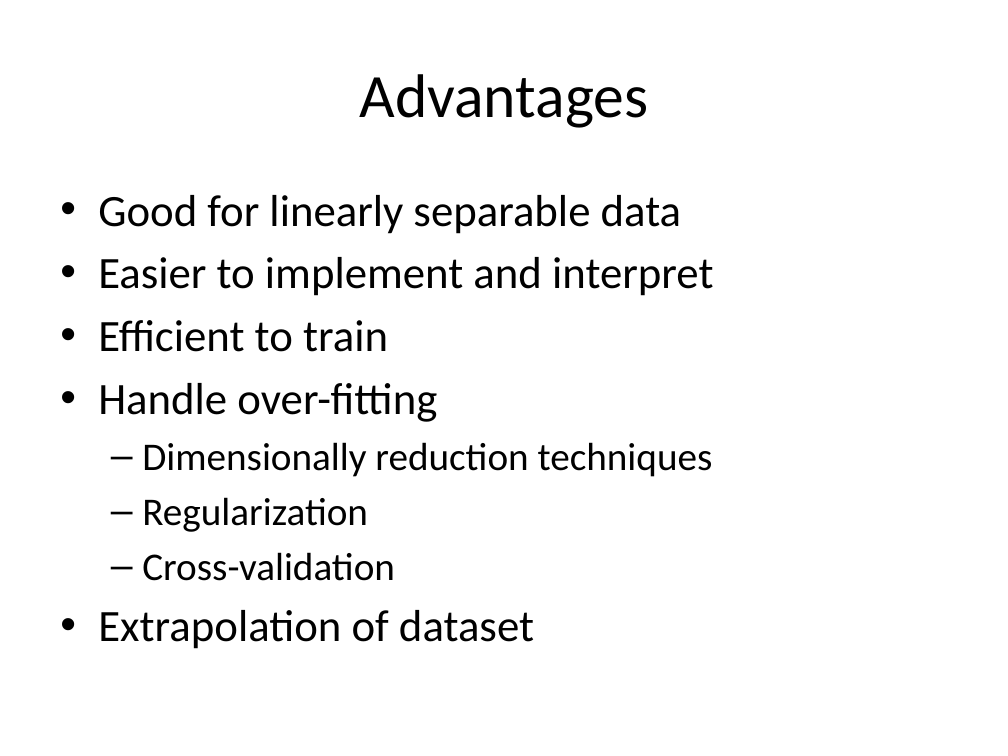
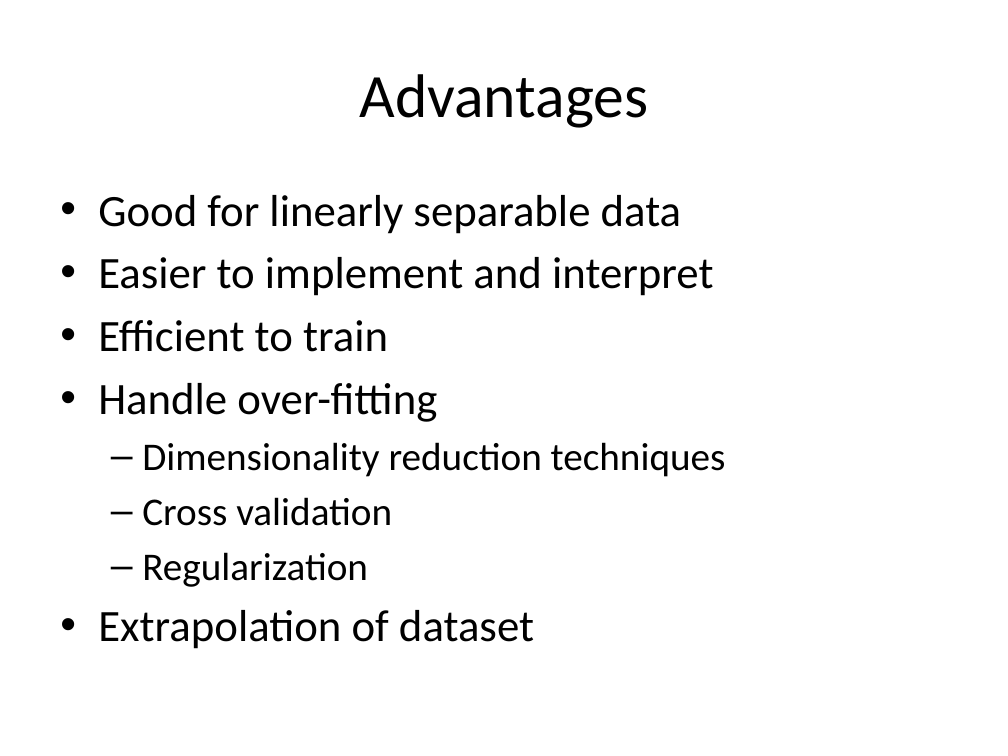
Before and after one commit to look4pritam/ArtificialIntelligence, a slide deck: slide 19 of MachineLearning/LinearRegression/LinearRegression.pptx (slide 18 before the commit). Drawn at 1008x756 pixels with LibreOffice and Linux fonts; fonts in the diff are those of the drawing. Boxes give left, top, right and bottom in pixels: in the first picture for what was removed or moved away, otherwise in the second. Text is boxed around its words. In the diff, an @@ line names an element or a change of style, - is before the commit and + after.

```diff
--- a/MachineLearning/LinearRegression/LinearRegression.pptx
+++ b/MachineLearning/LinearRegression/LinearRegression.pptx
@@ text at box(142, 442, 726, 526): text changed @@
-  – Dimensionally reduction techniques
+  – Dimensionality reduction techniques
+  – Cross validation
@@ text at box(142, 552, 395, 581): paragraph removed @@
-  – Cross-validation
```
Also in this commit, not shown: 4 other slides changed, 2 slides added.
